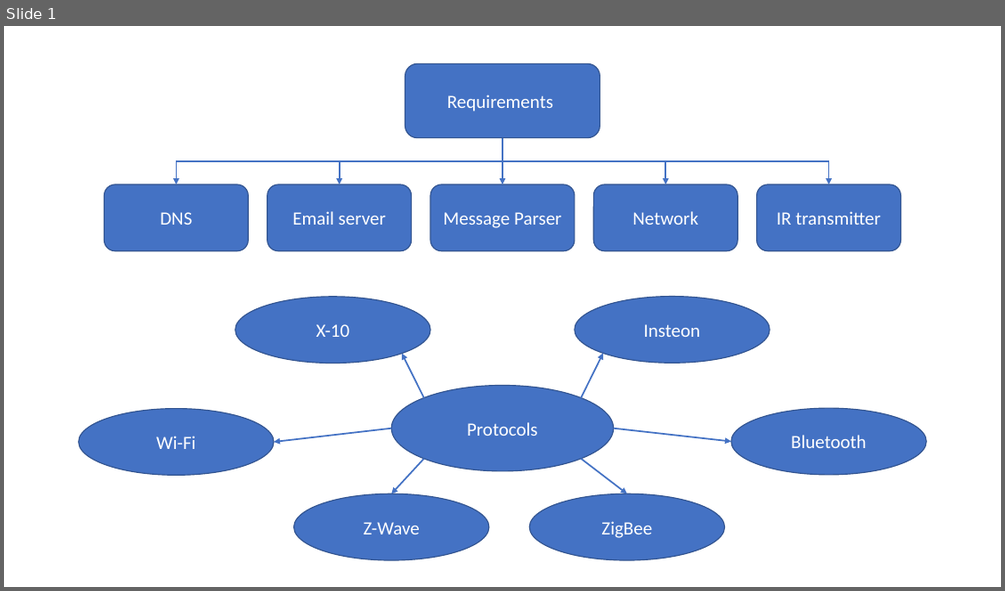
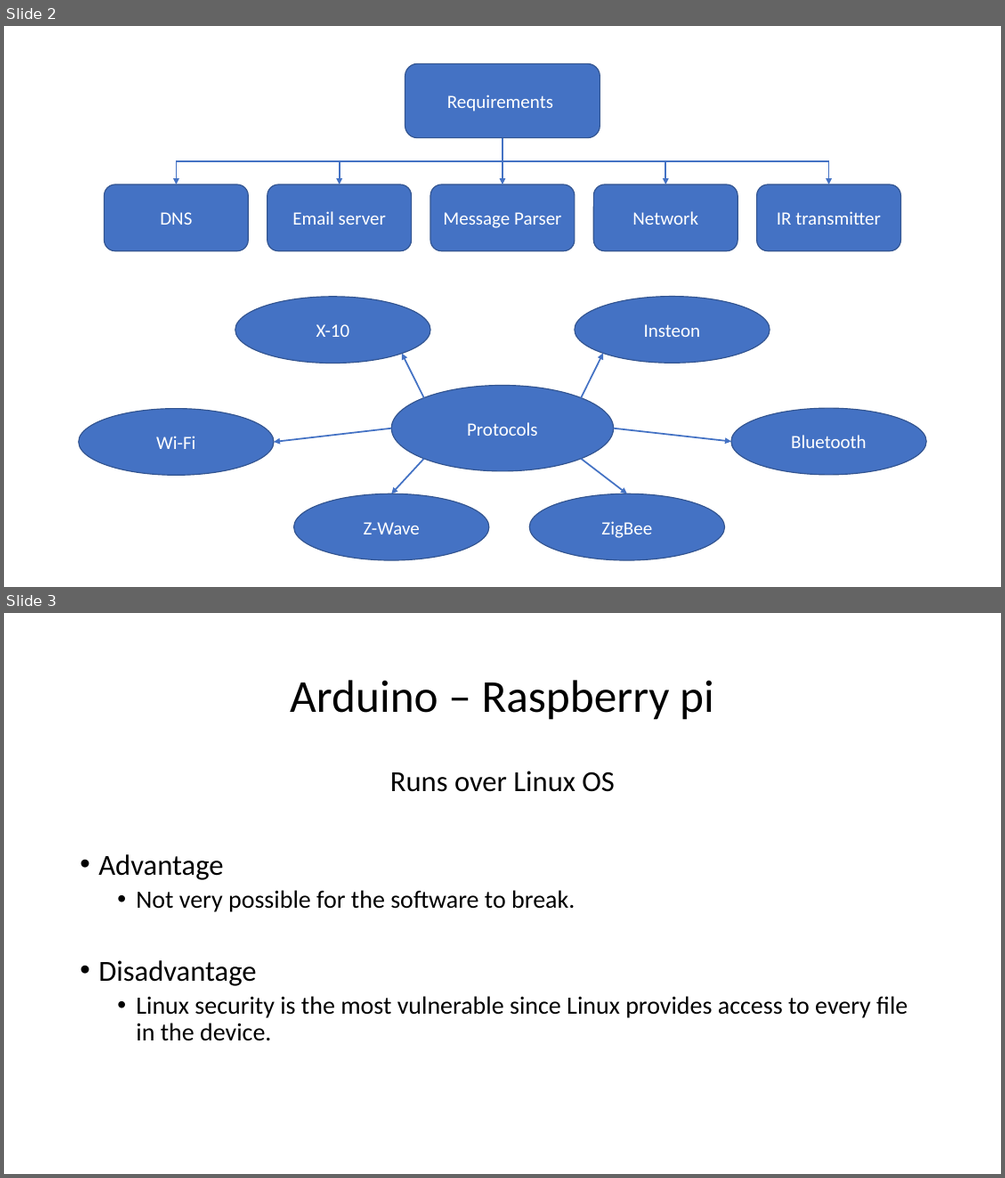
Before and after one commit to MikeBlackbeard/Ele_mic, a slide deck: project4/Communication MR.pptx. Shown one above the other, each under a label of ours: slide 1 before the commit, slides 2 and 3 after it. The pictures are 1005x591 and 1005x1178 pixels, drawn with LibreOffice and Linux fonts; fonts in the diff are those of the drawing. Boxes give left, top, right and bottom in pixels: in the first picture for what was removed or moved away, otherwise in the second. Text is boxed around its words. In the diff, an @@ line names an element or a change of style, - is before the commit and + after.

```diff
--- a/project4/Communication MR.pptx
+++ b/project4/Communication MR.pptx
@@ slide 3 added at [4,613,1001,1174], background #FFFFFF @@
@@ title added at [290,680,714,720], 44 pt, text #000000 @@
+Arduino – Raspberry pi
@@ text added at [98,771,907,1041], 24 pt, text #000000 @@
+Runs over Linux OS
+• Advantage
+  • Not very possible for the software to break.
+• Disadvantage
+  • Linux security is the most vulnerable since Linux provides access to every file in the device.
@@ what was slide 1 is now slide 2 @@
```
Also in this commit, not shown: 2 other slides added.
